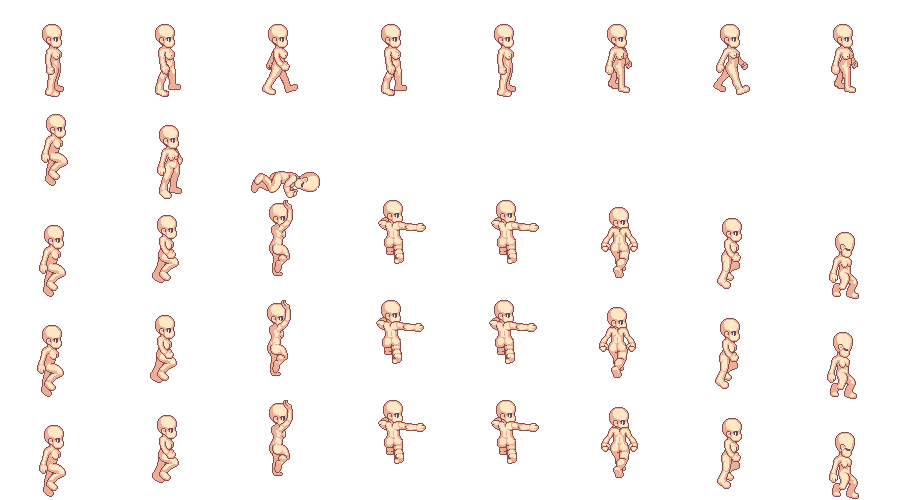
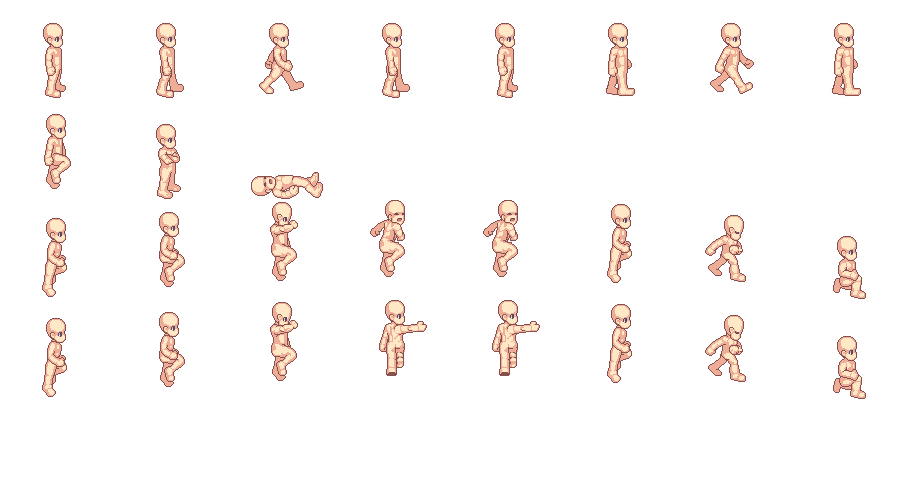
Two versions of the same layered image (904 x 500). Layer-by-layer changes:
added group "Male" with 8 layers above "Female" over left=42, top=23, right=866, bottom=399
renamed "Layer 12" to "Layer 12 copy", showed it, moved it into group "Male", painted on it over left=42, top=300, right=866, bottom=399
removed layer "Layer 26" over left=42, top=24, right=862, bottom=98
removed layer "Layer 25" over left=37, top=123, right=859, bottom=499
added layer "Layer 12" in group "Male" over left=42, top=200, right=866, bottom=299
added group "2" with 4 layers in group "Male" over left=44, top=123, right=323, bottom=199
added layer "Layer 5" in group "2" over left=251, top=172, right=323, bottom=199
added layer "Layer 3" in group "2" over left=44, top=123, right=71, bottom=189
added layer "Layer 2" in group "2" over left=156, top=124, right=181, bottom=199
added layer "4" in group "Male" over left=43, top=23, right=862, bottom=98
added group "Female" with 1 layers over left=37, top=24, right=862, bottom=499
